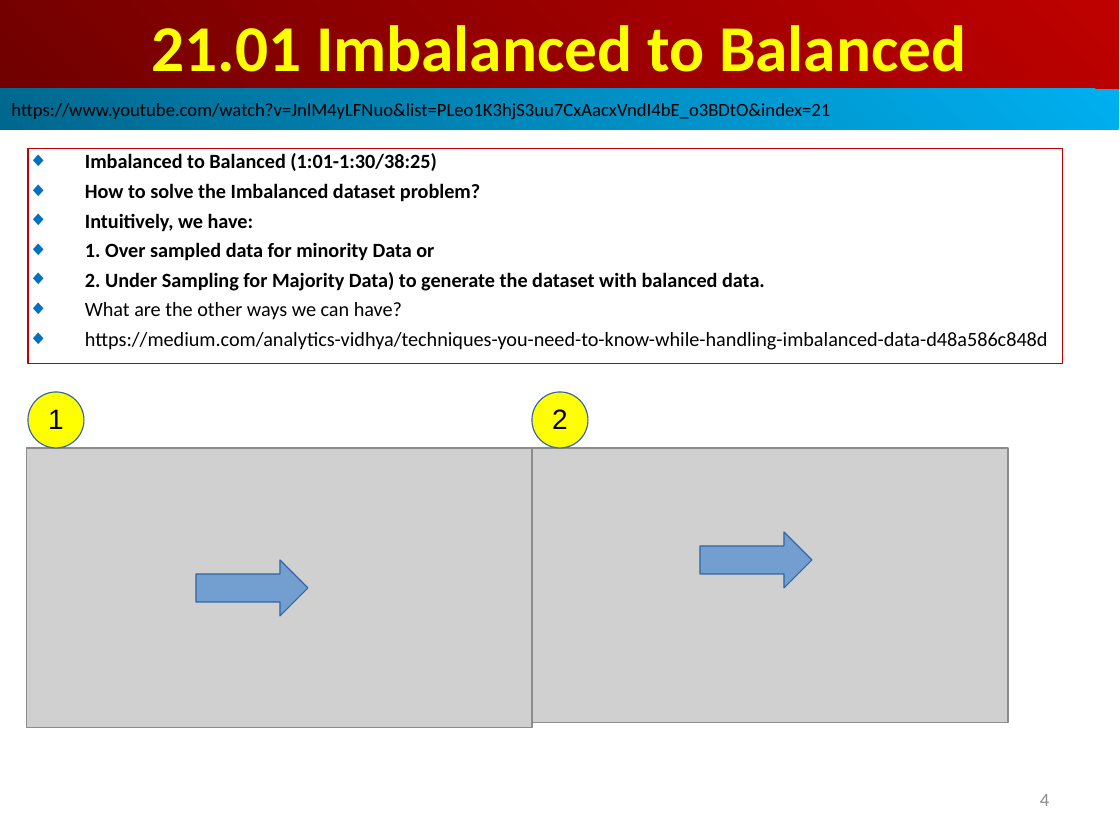
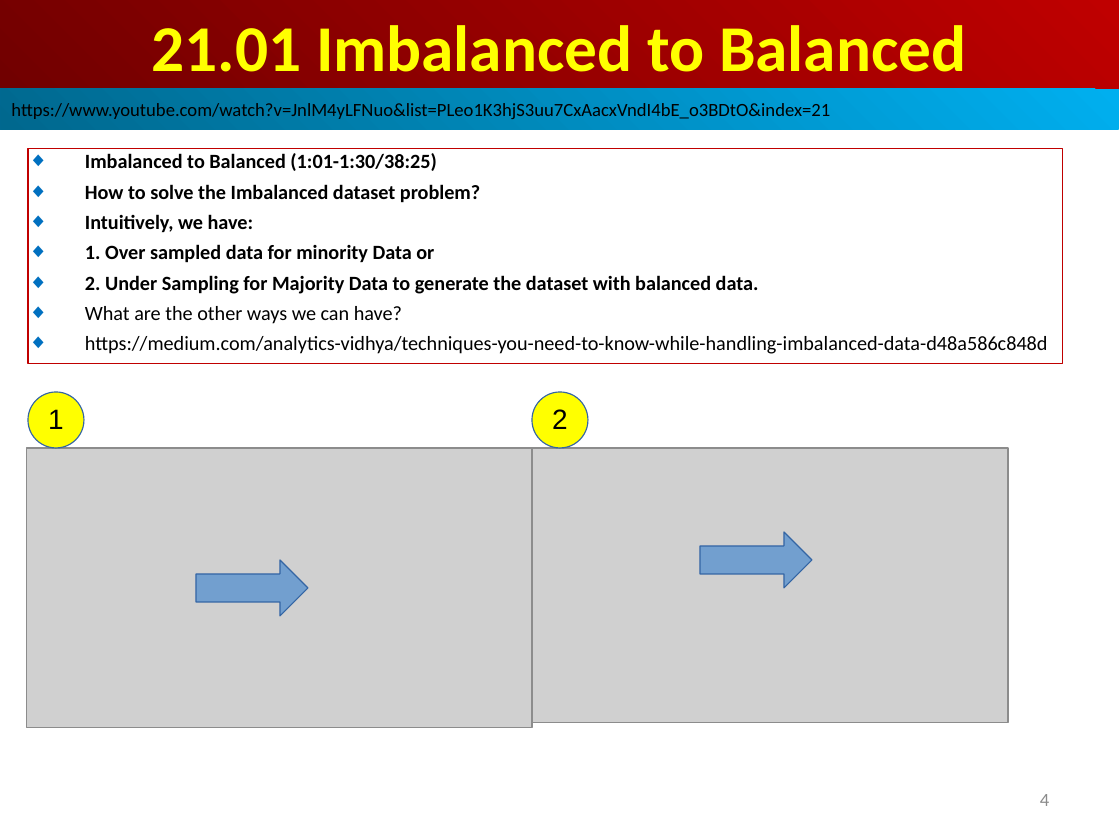
Before and after one commit to peterhchen/AIU_CS512_DL, a slide deck: slide 4 of 000_Lecture_Project/week11/001_Video/21.01_Imbalance_Intro.ppt. Drawn at 1120x840 pixels with LibreOffice and Linux fonts; fonts in the diff are those of the drawing; grey boxes stand for pictures. Boxes give left, top, right and bottom in pixels: in the first picture for what was removed or moved away, otherwise in the second. Text is boxed around its words. In the diff, an @@ line names an element or a change of style, - is before the commit and + after.

```diff
--- a/000_Lecture_Project/week11/001_Video/21.01_Imbalance_Intro.ppt
+++ b/000_Lecture_Project/week11/001_Video/21.01_Imbalance_Intro.ppt
@@ text in rectangle at <box>85,275,759,294</box>: text changed @@
-◆ 2. Under Sampling for Majority Data) to generate the dataset with balanced data.
+◆ 2. Under Sampling for Majority Data to generate the dataset with balanced data.
```
Also in this commit, not shown: 1 other slide changed, 2 other files.
